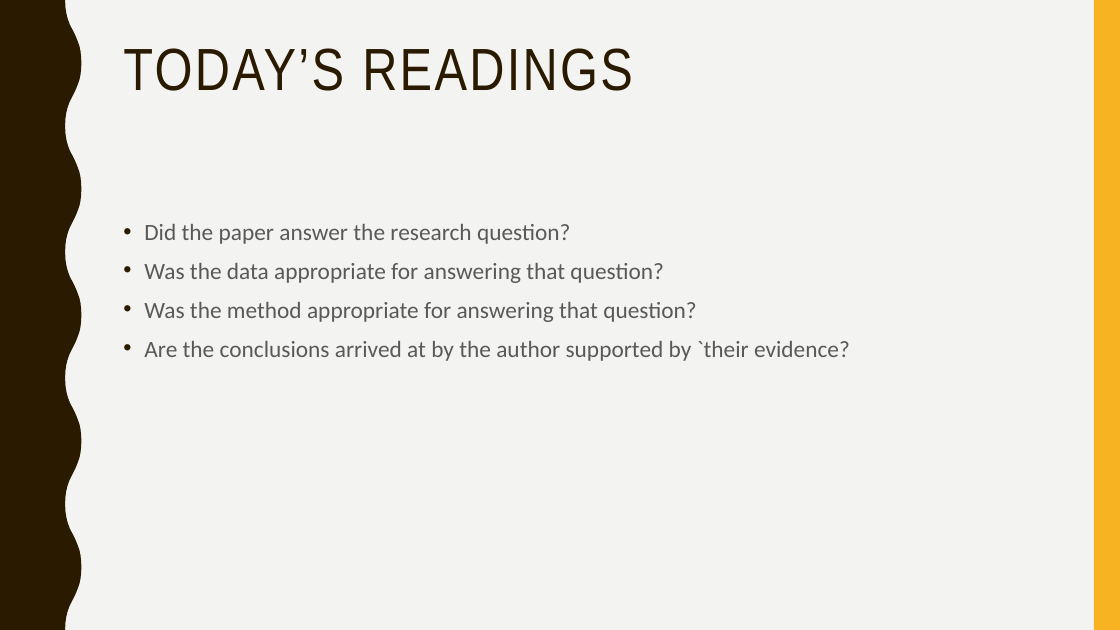
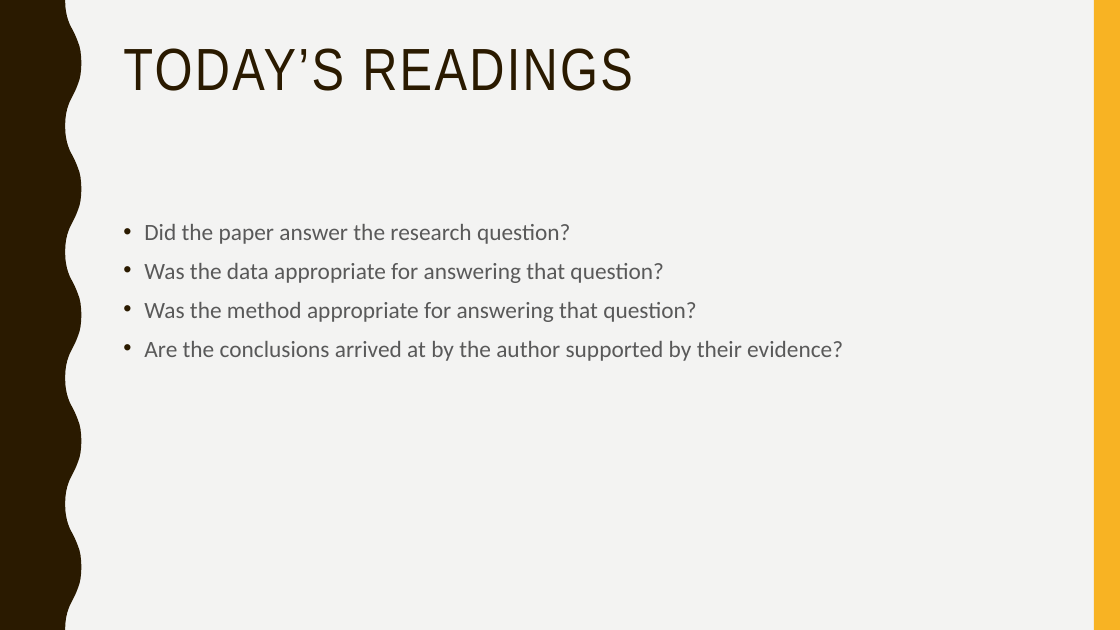
Before and after one commit to svallejovera/cta_updated, a slide deck: slide 30 of slides/3 Tokenization and Word Frequency.pptx (slide 1 before the commit). Drawn at 1120x630 pixels with LibreOffice and Linux fonts; fonts in the diff are those of the drawing. Boxes give left, top, right and bottom in pixels: in the first picture for what was removed or moved away, otherwise in the second. Text is boxed around its words. In the diff, an @@ line names an element or a change of style, - is before the commit and + after.

```diff
--- a/slides/3 Tokenization and Word Frequency.pptx
+++ b/slides/3 Tokenization and Word Frequency.pptx
@@ text at <box>144,341,843,361</box>: text changed @@
-• Are the conclusions arrived at by the author supported by `their evidence?
+• Are the conclusions arrived at by the author supported by their evidence?
```
Also in this commit, not shown: 6 other slides changed, 1 slide added, 1 slide removed, 1 other file.
